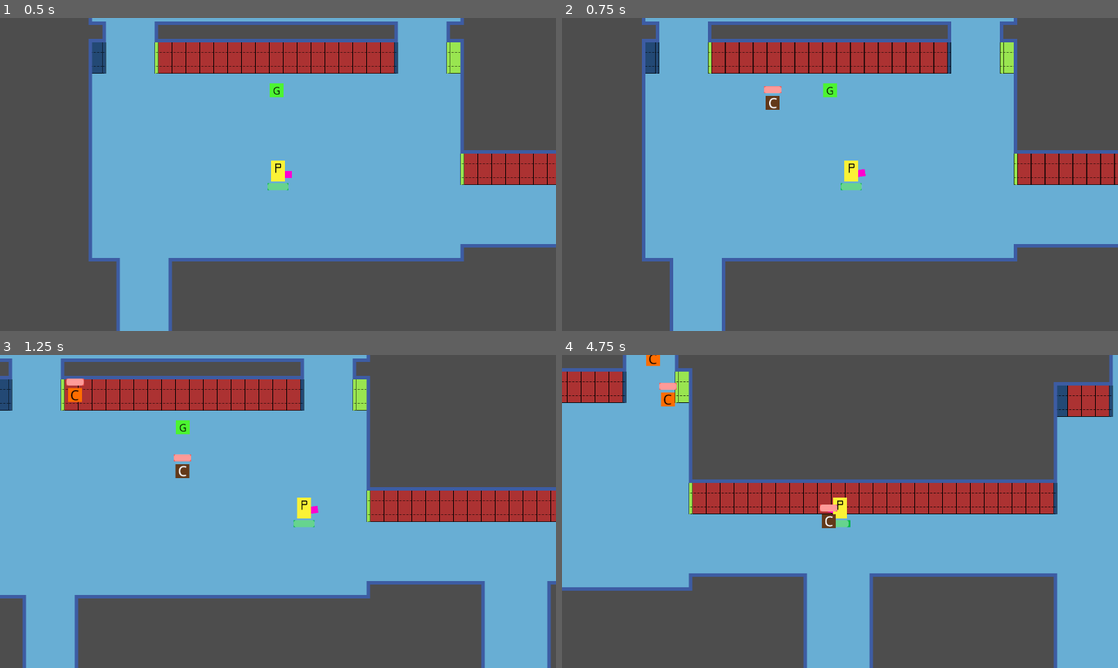
Above: before the commit, frames 1-4 (two rows, left to right).
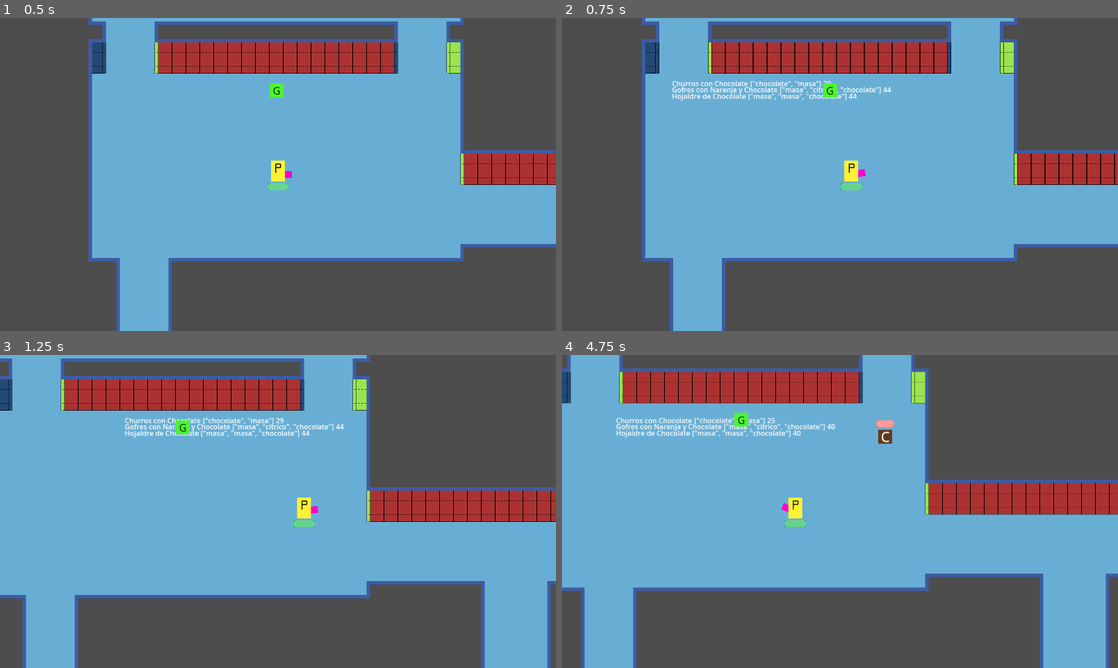
Above: after the commit, the same moments.

Repository: amenrio/techo-de-cristal
Game: Godot game, scene res://02_scenes/03_levels/level_alpha.tscn
Same seed, same stepped clock (60 frames per second), same inputs: the game is played once before the commit and once after it.
Inputs (mouse positions are in pixels of both pictures, inside the frame that each line leads up to):
- Up to frame 1 (0.5 s): no input
- Up to frame 2 (0.75 s): tap Enter at 0.5 s; move the mouse to (962, 158) at 0.52 s; hold D (move_right) from 0.53 s (still down); tap E (interact) at 0.6 s
- Up to frame 3 (1.25 s): keep holding D (move_right)
- Up to frame 4 (4.75 s): move the mouse to (728, 527) at 1.27 s; release D (move_right) at 1.28 s; hold S (move_down) 1.28-2.03 s; tap Shift (dash) at 1.35, 4.35 s; tap E (interact) at 1.55, 2.3, 2.85, 3.6, 4.55 s; move the mouse to (895, 442) at 2.02 s; hold D (move_right) 2.03-2.78 s; hold Space (fire) 2.03-2.78 s; move the mouse to (812, 574) at 2.77 s; hold W (move_up) 2.78-3.53 s; move the mouse to (1006, 558) at 3.52 s; hold A (move_left) from 3.53 s (still down); move the mouse to (673, 464) at 4.27 s

Frame 1 is identical in both runs. In frame 2, 1.0% of the frame differs, in the area x 19-60%, y 20-30%; in frame 3, 1.2%; in frame 4, 39%, in the area x 0-100%, y 0-100%.

Commit message:
Partially Added Comandas

Diff:
--- a/02_scenes/01_characters/enemy02.gd
+++ b/02_scenes/01_characters/enemy02.gd
@@ -4,6 +4,7 @@
 @export var hit_lag: float = 1.5
 @export var _name:String
 @export var explosionDelay: float = 2.5
+
 @onready var player_instance = get_tree().get_first_node_in_group("player")
 @onready var health_component = $HealthComponent
 @onready var actRange = $activationRange
--- a/02_scenes/01_characters/girlfriend.gd
+++ b/02_scenes/01_characters/girlfriend.gd
@@ -29,12 +29,15 @@
 #	print(_recipe)
 #		_recipes_todo.append({recipes_dict[randi_range(0,total_recipes-1]:})
 # FUNCION DE CHECKEAR LAS COMANDAS HECHAS
+func get_new_comandas(number_of_comandas:int):
+	var _recipes:Array = []
+	for i in range(number_of_comandas):
+		_recipes.append(get_random_recipe())
+	return _recipes
 
 # DAR NUEVAS COMANDAS
 func _ready():
 	var _recipes_databse = _get_recipes()
-	for idx in range(1):
-		comandas_nivel.append(set_level_comandas())
 
 # Called every frame. 'delta' is the elapsed time since the previous frame.
 func _process(_delta):
--- a/02_scenes/01_characters/player.gd
+++ b/02_scenes/01_characters/player.gd
@@ -12,11 +12,15 @@
 @onready var current_level = get_tree().current_scene
 @onready var health_component = $HealthComponent
 @onready var weapon = $weapon
+
+@onready var hud_comanda = $Camera2D/hud_comandas
+
 var comanda_instance = preload("res://02_scenes/02_objects/comanda.tscn")
+var completed_comandas: Array
 var canDash=true
 var isDashing=false
 
-var chismecito=false
+var can_talk_to_girlfriend=false
 
 var desired_velocity := Vector2.ZERO
 var turn_velocity := Vector2.ZERO
@@ -34,14 +38,7 @@
 func player_death(_args):
 	get_tree().paused = true
 
-func talk_to_girlfriend():
-	if Input.is_action_just_pressed("interact") and chismecito:
-		objetivos = girlfriend_instance.comandas_nivel
-		for comanda in objetivos:
-			var comanda_activa = comanda_instance.instantiate()
-			comanda_activa.init(comanda)
-			current_level.add_child(comanda_activa)
-			print("Añadida comanda")
+var ongoing_comanda:bool = false
 
 func dash():
 	if Input.is_action_just_pressed('dash') and canDash:
@@ -65,12 +62,28 @@
 	move_and_slide()
 	# Orientamos el arma hacia el raton
 	weapon.look_at(get_global_mouse_position())
-
 	dash()
 	talk_to_girlfriend()
 
+
 func check_completed_comandas():
-	var _ingredient_list = inventory["ingredients"]
+	for comanda in objetivos:
+		if comanda.timed_out:
+			objetivos.erase(comanda)
+			continue
+
+		for ingredient in inventory["ingredients"]:
+			if ingredient in comanda.ingredients:
+				print("{ingredient} in comanda {comanda}".format({"ingredient":ingredient,"comanda":comanda.recipe_name}))
+				if inventory["ingredients"][ingredient] > 0:
+					inventory["ingredients"][ingredient] -= 1
+					comanda.ingredients.erase(ingredient)
+
+		if comanda.is_completed:
+			objetivos.erase(comanda)
+			hud_comanda.remove_child(comanda)
+			completed_comandas.append(comanda)
+			continue
 
 
 func add_to_inventory(pickup_object):
@@ -85,8 +98,28 @@
 		if not pickup_name in inventory[pickup_class]:
 			inventory[pickup_class].merge({pickup_name:0})
 		inventory[pickup_class][pickup_name]+=1
+	check_completed_comandas()
 
 func _on_interaction_zone_area_entered(area):
 	if area.is_in_group('girlfriend'):
-		chismecito = true
+		can_talk_to_girlfriend = true
 		# Replace with function body.
+
+func talk_to_girlfriend():
+	if Input.is_action_just_pressed("interact") and can_talk_to_girlfriend:
+		if len(objetivos) == 0:
+			for child in hud_comanda.get_children():
+				hud_comanda.remove_child(child)
+			var _objectives = girlfriend_instance.get_new_comandas(3)
+			for comanda in _objectives:
+				var comanda_activa = comanda_instance.instantiate()
+				comanda_activa.init(comanda)
+				hud_comanda.add_child(comanda_activa)
+				hud_comanda.add_spacer(false)
+				objetivos.append(comanda_activa)
+				print("Añadida comanda")
+#		check_completed_comandas()
+
+func _on_interaction_zone_area_exited(area):
+	if area.is_in_group('girlfriend'):
+		can_talk_to_girlfriend = false # Replace with function body.
--- a/02_scenes/01_characters/player.tscn
+++ b/02_scenes/01_characters/player.tscn
@@ -59,6 +59,12 @@
 position_smoothing_enabled = true
 position_smoothing_speed = 7.0
 
+[node name="hud_comandas" type="VBoxContainer" parent="Camera2D"]
+offset_left = -413.0
+offset_top = -229.0
+offset_right = -373.0
+offset_bottom = -189.0
+
 [node name="interaction_zone" type="Area2D" parent="."]
 collision_mask = 32
 
@@ -66,6 +72,7 @@
 shape = SubResource("CircleShape2D_xn3tx")
 
 [connection signal="area_entered" from="interaction_zone" to="." method="_on_interaction_zone_area_entered"]
+[connection signal="area_exited" from="interaction_zone" to="." method="_on_interaction_zone_area_exited"]
 
 [editable path="HealthComponent"]
 [editable path="HitboxComponent"]
--- a/02_scenes/02_objects/comanda.gd
+++ b/02_scenes/02_objects/comanda.gd
@@ -2,31 +2,42 @@
 
 var recipe_name:String
 var ingredients:Array
+var _ingredients
 var total_time: float
 @onready var timer = $timer
 var is_completed:bool
+var timed_out:bool=false
+
+@onready var name_hud = $comanda_hbox/name
+@onready var ingredients_hud = $comanda_hbox/ingredients
+@onready var timer_hud = $comanda_hbox/timer
 
 func init(args):
 	recipe_name = args["name"]
 	ingredients = args["ingredients"]
 #	total_time = args["timer"]
-	total_time = 5
-	print(recipe_name)
-	print(ingredients)
-	print(total_time)
+	total_time = int(args["timer"])
 
 # Called when the node enters the scene tree for the first time.
 func _ready():
 	timer.wait_time = total_time
-	print(timer.wait_time)
+	_ingredients = ingredients
+	init_hud()
 	timer.start() # Replace with function body.
 
+func init_hud():
+	name_hud.text = recipe_name
+	ingredients_hud.text = str(ingredients)
+	timer_hud.text = str(total_time)
 # Called every frame. 'delta' is the elapsed time since the previous frame.
 func _process(delta):
-#	print(timer.time_left)
-	pass
+	ingredients_hud.text = str(ingredients)
+	timer_hud.text = str(int(timer.time_left))
+	if len(ingredients)<=0:
+		is_completed=true
 
 func _on_timer_timeout():
-	timer.stop() # Replace with function body.
-	print(recipe_name) # Replace with function body.
-	print("Se ha acabado")
+	timer.stop()
+	if not is_completed:
+		timed_out = true
+		print("%s comanda not done in time" % recipe_name)# Replace with function body.
--- a/02_scenes/02_objects/comanda.tscn
+++ b/02_scenes/02_objects/comanda.tscn
@@ -9,4 +9,18 @@
 
 [node name="timer" type="Timer" parent="."]
 
+[node name="comanda_hbox" type="HBoxContainer" parent="."]
+layout_mode = 0
+offset_right = 40.0
+offset_bottom = 40.0
+
+[node name="name" type="Label" parent="comanda_hbox"]
+layout_mode = 2
+
+[node name="ingredients" type="Label" parent="comanda_hbox"]
+layout_mode = 2
+
+[node name="timer" type="Label" parent="comanda_hbox"]
+layout_mode = 2
+
 [connection signal="timeout" from="timer" to="." method="_on_timer_timeout"]
--- a/02_scenes/03_levels/level_alpha.tscn
+++ b/02_scenes/03_levels/level_alpha.tscn
@@ -38,13 +38,13 @@
 position = Vector2(980, 760)
 
 [node name="spawner" parent="." index="3"]
-position = Vector2(831, 388)
+position = Vector2(852, 43)
 enemies = ExtResource("4_ne6th")
 enemy_names = Array[String](["chocolate", "citrico", "masa"])
 spawn_timer = 1.0
 
 [node name="timer" parent="spawner" index="1"]
-wait_time = 0.5
+wait_time = 2.0
 
 [node name="level_timer" parent="." index="4"]
 wait_time = 5.0
--- a/project.godot
+++ b/project.godot
@@ -19,9 +19,7 @@
 
 window/size/viewport_width=1280
 window/size/viewport_height=720
-window/size/mode=2
 window/size/resizable=false
-window/size/borderless=true
 mouse_cursor/size/viewport_height=1080
 mouse_cursor/size/viewport_width=1920
 mouse_cursor/stretch/aspect="keep"
